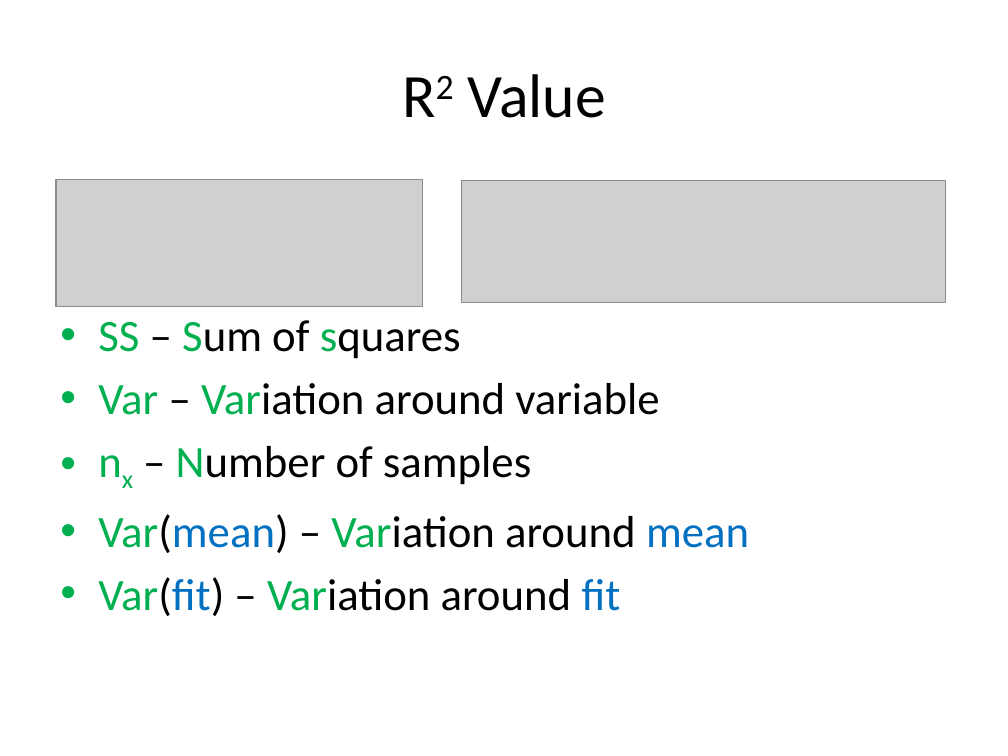
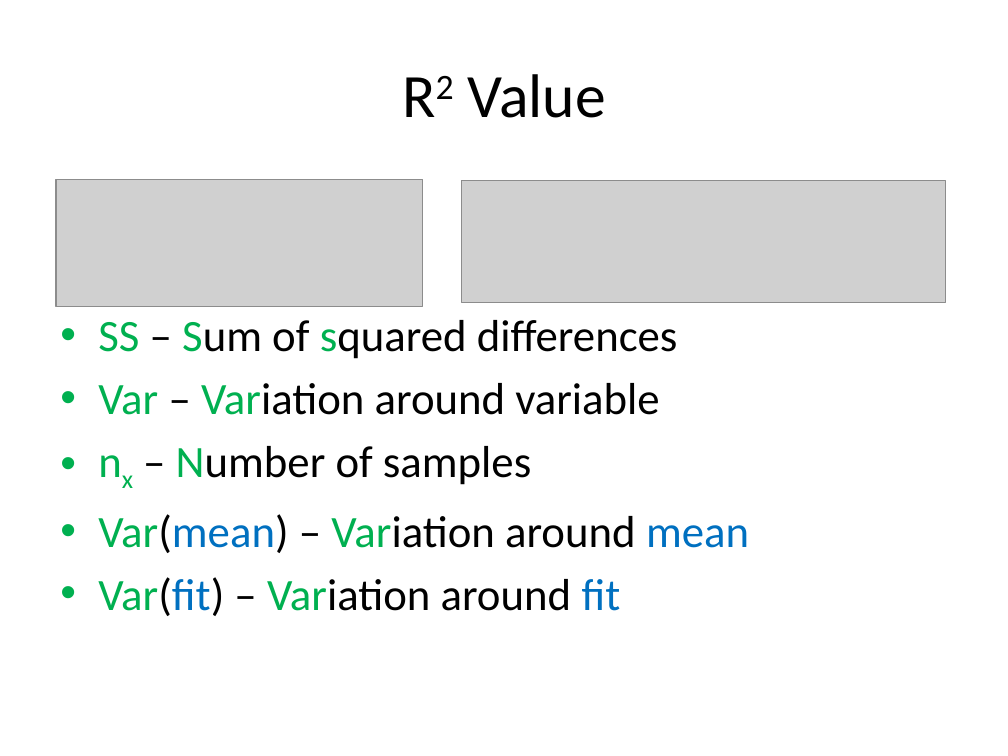
Before and after one commit to look4pritam/ArtificialIntelligence, a slide deck: slide 14 of MachineLearning/LinearRegression/LinearRegression.pptx. Drawn at 1008x756 pixels with LibreOffice and Linux fonts; fonts in the diff are those of the drawing; grey boxes stand for pictures. Boxes give left, top, right and bottom in pixels: in the first picture for what was removed or moved away, otherwise in the second. Text is boxed around its words. In the diff, an @@ line names an element or a change of style, - is before the commit and + after.

```diff
--- a/MachineLearning/LinearRegression/LinearRegression.pptx
+++ b/MachineLearning/LinearRegression/LinearRegression.pptx
@@ text at [98,320,678,359]: text changed @@
-• SS – Sum of squares
+• SS – Sum of squared differences
```
Also in this commit, not shown: 1 other slide changed.
